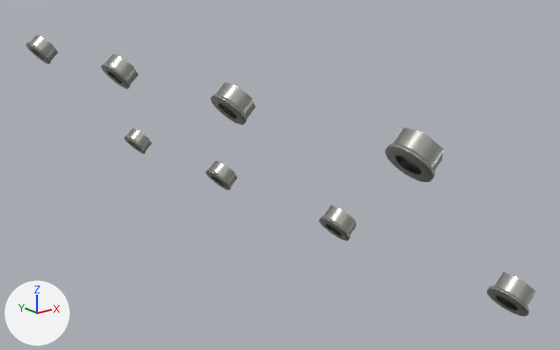
An edit to the glTF model public/parts/valve-cover-nuts-upper-right.glb, drawn before and after from the same camera.
The view is the same before and after, from a camera (50 mm lens) standing at (116.0, -304.0, 146.0) and looking at (327.0, -40.0, 41.0). Arrows for +X, +Y and +Z are at lower left; the lights stay in place. The first picture is the older version.
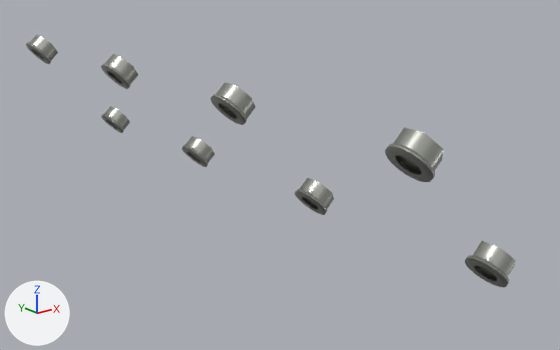
Changed parts and their boxes [x1, y1, x2, y2] in the pictures (560 x 350 px):
'Mesh_0.006', moved: before [385, 127, 443, 182]; after [465, 241, 516, 287]
'Mesh_0.007', moved: before [487, 272, 536, 316]; after [385, 127, 443, 182]
'Mesh_0.004', moved: before [211, 82, 256, 125]; after [295, 178, 334, 215]
'Mesh_0.005', moved: before [319, 205, 356, 241]; after [211, 82, 256, 125]
'Mesh_0.002', moved: before [101, 54, 138, 89]; after [182, 136, 215, 167]
'Mesh_0.003', moved: before [206, 160, 237, 190]; after [101, 54, 138, 89]
'Mesh_0', moved: before [26, 35, 58, 64]; after [101, 106, 130, 133]
'Mesh_0.001', moved: before [124, 128, 152, 154]; after [26, 35, 58, 64]

The change, as a diff of the scene's bpy script:
```diff
--- a/public/parts/valve-cover-nuts-upper-right.glb.py
+++ b/public/parts/valve-cover-nuts-upper-right.glb.py
@@ ob_mesh_0 @@
 ob_mesh_0.parent = ob_valve_cover_nuts_upper_right_inst0
-ob_mesh_0.location = (282.9, 114.5, 84.74)
+ob_mesh_0.location = (324.5, 114.5, 38.77)
 ob_mesh_0.rotation_euler = (0.0, 0.835, 0.0)  # degrees (0, 48, 0)
@@ ob_mesh_0_001 @@
 ob_mesh_0_001.parent = ob_valve_cover_nuts_upper_right_inst0
-ob_mesh_0_001.location = (338.6, 114.5, 23.2)
+ob_mesh_0_001.location = (282.9, 114.5, 84.74)
 ob_mesh_0_001.rotation_euler = (0.0, 0.835, 0.0)  # degrees (0, 48, 0)
@@ ob_mesh_0_002 @@
 ob_mesh_0_002.parent = ob_valve_cover_nuts_upper_right_inst0
-ob_mesh_0_002.location = (282.9, 23.5, 84.74)
+ob_mesh_0_002.location = (324.5, 23.5, 38.77)
 ob_mesh_0_002.rotation_euler = (0.0, 0.835, 0.0)  # degrees (0, 48, 0)
@@ ob_mesh_0_003 @@
 ob_mesh_0_003.parent = ob_valve_cover_nuts_upper_right_inst0
-ob_mesh_0_003.location = (338.6, 23.5, 23.2)
+ob_mesh_0_003.location = (282.9, 23.5, 84.74)
 ob_mesh_0_003.rotation_euler = (0.0, 0.835, 0.0)  # degrees (0, 48, 0)
@@ ob_mesh_0_004 @@
 ob_mesh_0_004.parent = ob_valve_cover_nuts_upper_right_inst0
-ob_mesh_0_004.location = (282.9, -67.5, 84.74)
+ob_mesh_0_004.location = (324.5, -67.5, 38.77)
 ob_mesh_0_004.rotation_euler = (0.0, 0.835, 0.0)  # degrees (0, 48, 0)
@@ ob_mesh_0_005 @@
 ob_mesh_0_005.parent = ob_valve_cover_nuts_upper_right_inst0
-ob_mesh_0_005.location = (338.6, -67.5, 23.2)
+ob_mesh_0_005.location = (282.9, -67.5, 84.74)
 ob_mesh_0_005.rotation_euler = (0.0, 0.835, 0.0)  # degrees (0, 48, 0)
@@ ob_mesh_0_006 @@
 ob_mesh_0_006.parent = ob_valve_cover_nuts_upper_right_inst0
-ob_mesh_0_006.location = (282.9, -158.5, 84.74)
+ob_mesh_0_006.location = (324.5, -158.5, 38.77)
 ob_mesh_0_006.rotation_euler = (0.0, 0.835, 0.0)  # degrees (0, 48, 0)
@@ ob_mesh_0_007 @@
 ob_mesh_0_007.parent = ob_valve_cover_nuts_upper_right_inst0
-ob_mesh_0_007.location = (338.6, -158.5, 23.2)
+ob_mesh_0_007.location = (282.9, -158.5, 84.74)
 ob_mesh_0_007.rotation_euler = (0.0, 0.835, 0.0)  # degrees (0, 48, 0)
```
